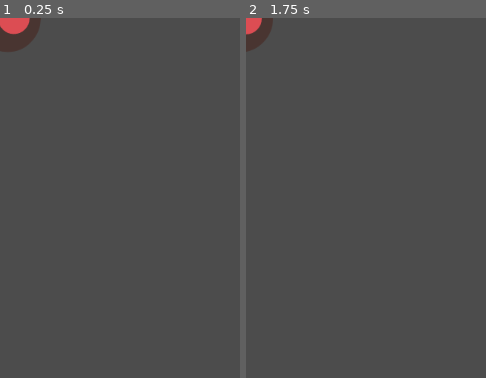
Above: before the commit, frames 1-2 (left to right).
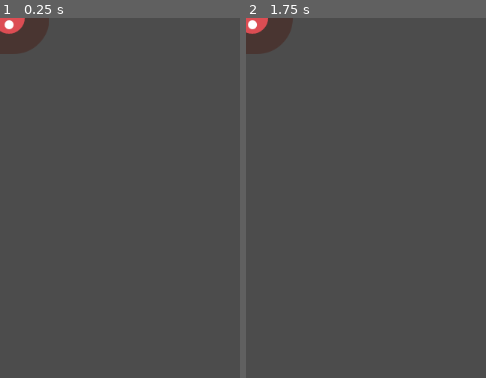
Above: after the commit, the same moments.

Repository: ErTreK8/DodgeTheCreepsEricGarciaGispert
Game: Godot game, scene res://mob.tscn
The game is run twice, just before and just after one commit, with the same random seed, the same clock (stepped at 60 frames per second) and the same inputs. This scene is started directly instead of the project's main scene.
Inputs:
- Up to frame 1 (0.25 s): no input
- Up to frame 2 (1.75 s): hold Right (move_right) 0.53-1.28 s; tap Enter at 1.25 s; hold Down (move_down) from 1.28 s (still down)
The pictures show only the part of the screen within x 0-50%, y 0-50%; the shares and areas given below are measured in that part.

The runs differ from the first frame. In frame 1, 0.6% of the frame differs, in the area x 0-21%, y 0-10%; in frame 2, 1.0%, in the area x 0-20%, y 0-10%.

Commit message:
Escena Mob acabada

Diff:
--- /dev/null
+++ b/mob.gd
@@ -0,0 +1,11 @@
+extends RigidBody2D
+
+
+func _ready():
+	$AnimatedSprite.playing = true
+	var mob_types = $AnimatedSprite.frames.get_animation_names()
+	$AnimatedSprite.animation = mob_types[randi() % mob_types.size()]
+
+
+func _on_VisibilityNotifier2D_screen_exited():
+	queue_free()
--- a/mob.tscn
+++ b/mob.tscn
@@ -6,6 +6,7 @@
 [ext_resource path="res://art/enemySwimming_1.png" type="Texture" id=4]
 [ext_resource path="res://art/enemySwimming_2.png" type="Texture" id=5]
 [ext_resource path="res://art/enemyWalking_1.png" type="Texture" id=6]
+[ext_resource path="res://mob.gd" type="Script" id=7]
 
 [sub_resource type="SpriteFrames" id=1]
 animations = [ {
@@ -29,9 +30,10 @@
 radius = 34.0
 height = 14.0
 
-[node name="RigidBody2D" type="RigidBody2D"]
+[node name="Mob" type="RigidBody2D"]
 collision_mask = 0
 gravity_scale = 0.0
+script = ExtResource( 7 )
 __meta__ = {
 "_edit_group_": true
 }
Not shown: 1 places in mob.tscn that only renumber resources
